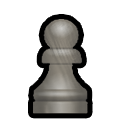
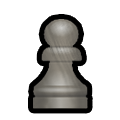
Comparing the layer stacks of the two w=120, h=120 images. Changes:
painted on "Layer 1" over (33, 19, 88, 114)
